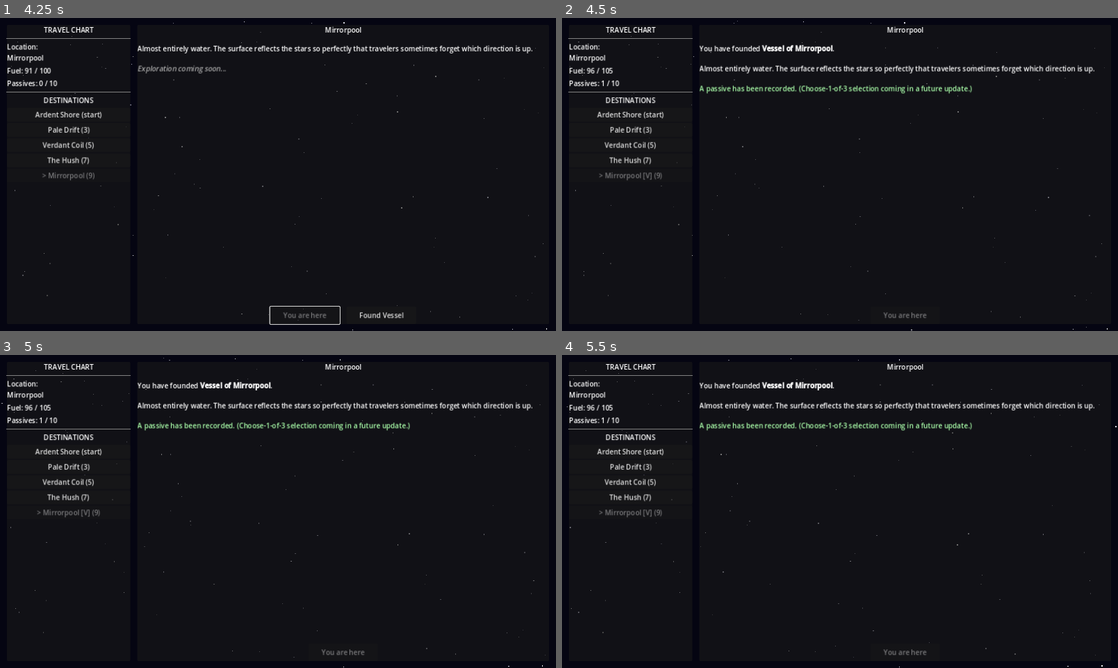
Above: before the commit, frames 1-4 (two rows, left to right).
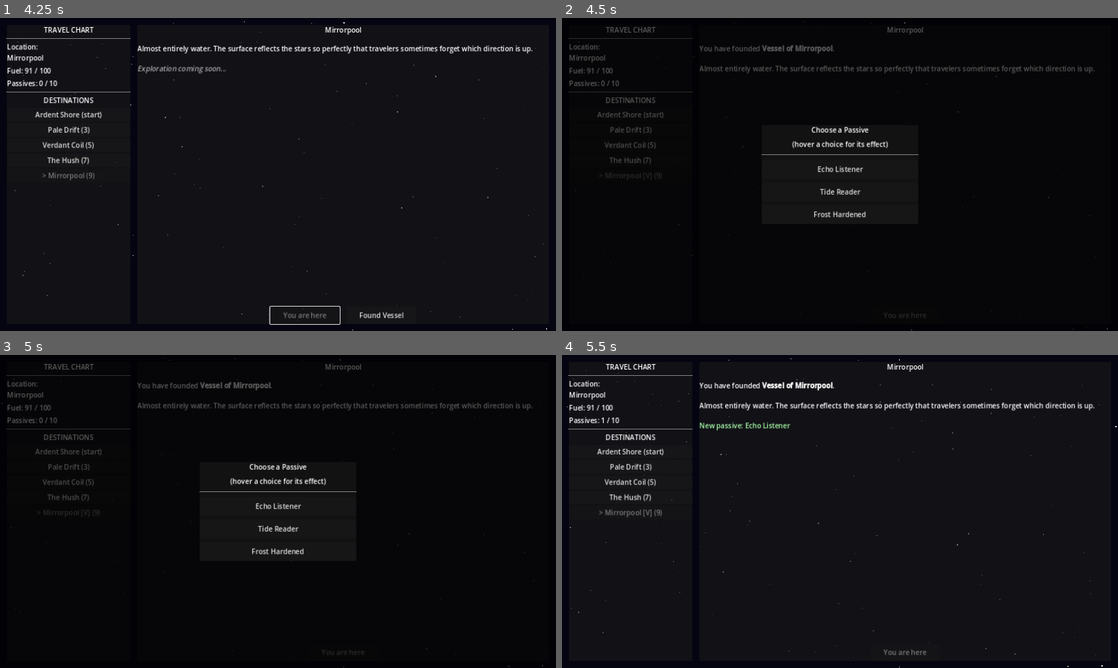
Above: after the commit, the same moments.

Repository: ColdTie/Metanoia-Vessel-2D
Game: Godot game, scene res://scenes/travel/travel_screen.tscn
Two runs of this game, one before a commit and one after it. Both use one fixed random seed, a clock stepped at 60 frames per second and the inputs below.
Inputs (mouse positions are in pixels of both pictures, inside the frame that each line leads up to):
- Up to frame 1 (4.25 s): click "Pale Drift (3)" at 0.5 s; click "Verdant Coil (5)" at 1.25 s; click "The Hush (7)" at 2 s; click "Mirrorpool (9)" at 2.75 s; click "Depart (9 fuel)" at 3.5 s
- Up to frame 2 (4.5 s): click "Found Vessel" at 4.25 s
- Up to frame 3 (5 s): no input
- Up to frame 4 (5.5 s): click (840, 505) at 5 s, where only the run after the commit has a clickable "Echo Listener"

Frame 1 is identical in both runs. In frame 2, 4.2% of the frame differs, in the area x 1-99%, y 0-100%; in frame 3, 4.2%; in frame 4, 0.6%.

Commit message:
feat: choose-1-of-3 passive reward on settling
Replaces the hardcoded founding_bonus-only grant with a real
choose-1-of-3 flow: GameState.PASSIVE_POOL + get_passive_choices()
draws 3 unowned passives, and a new modal (scenes/ui/passive_select.tscn)
lets the player pick one. founding_bonus keeps its +5 max fuel effect
when chosen; other passives are recorded but their mechanical effects
remain TODO. Falls back gracefully (settle still succeeds) once the
pool is exhausted.

Co-Authored-By: Claude Sonnet 5 <noreply@anthropic.com>
Claude-Session: https://claude.ai/code/session_01Tt2SPoipRKqW1BG1Sapk4Q

Diff:
--- /dev/null
+++ b/scenes/ui/passive_select.tscn
@@ -0,0 +1,6 @@
+[gd_scene load_steps=2 format=3 uid="uid://cpassiveselect1"]
+
+[ext_resource type="Script" path="res://scripts/ui/passive_select.gd" id="1_passive"]
+
+[node name="PassiveSelect" type="Control"]
+script = ExtResource("1_passive")
--- a/scripts/autoloads/game_state.gd
+++ b/scripts/autoloads/game_state.gd
@@ -3,6 +3,41 @@
 # Singleton: all mutable game state. Access via GameState.x anywhere.
 
 const MAX_PASSIVES := 10  # Reaching this triggers void unlock check
+
+# Pool that settling draws 3-of from (choose-1-of-3 reward flow).
+# Mechanical effects beyond founding_bonus are TODO — see design/systems.md.
+const PASSIVE_POOL: Array = [
+	{
+		"id": "founding_bonus",
+		"name": "Founding Bonus",
+		"desc": "The act of founding grants clarity. +5 max fuel.",
+	},
+	{
+		"id": "root_knowledge",
+		"name": "Root Knowledge",
+		"desc": "Jungle worlds yield extra specimens.",
+	},
+	{
+		"id": "echo_listener",
+		"name": "Echo Listener",
+		"desc": "Unlocks extra creature dialogue options.",
+	},
+	{
+		"id": "frost_hardened",
+		"name": "Frost Hardened",
+		"desc": "Ice-world travel costs 1 less fuel.",
+	},
+	{
+		"id": "tide_reader",
+		"name": "Tide Reader",
+		"desc": "Ocean worlds reveal hidden specimens.",
+	},
+	{
+		"id": "dust_walker",
+		"name": "Dust Walker",
+		"desc": "Desert worlds never trigger forced combat.",
+	},
+]
 
 var current_world: String = "Ardent Shore"
 var passives: Array = []          # Array of {id, name, desc, source}
@@ -111,6 +146,18 @@
 	return true
 
 
+func get_passive_choices(count: int = 3) -> Array:
+	var owned_ids: Array = []
+	for p in passives:
+		owned_ids.append(p.get("id", ""))
+	var available: Array = []
+	for p in PASSIVE_POOL:
+		if not owned_ids.has(p["id"]):
+			available.append(p)
+	available.shuffle()
+	return available.slice(0, min(count, available.size()))
+
+
 func add_passive(passive: Dictionary) -> void:
 	passives.append(passive)
 	passive_gained.emit(passive)
--- a/scripts/travel/travel_screen.gd
+++ b/scripts/travel/travel_screen.gd
@@ -20,8 +20,10 @@
 var _world_desc_label: RichTextLabel
 var _depart_button: Button
 var _settle_button: Button
+var _passive_select  # Control instance of passive_select.tscn (untyped: signal lookup is dynamic)
 
 var _selected_world_id: String = ""
+var _pending_settle_world_name: String = ""
 
 
 func _ready() -> void:
@@ -100,6 +102,10 @@
 	_build_left_panel(root)
 	_build_right_panel(root)
 
+	_passive_select = preload("res://scenes/ui/passive_select.tscn").instantiate()
+	canvas.add_child(_passive_select)
+	_passive_select.passive_selected.connect(_on_passive_selected)
+
 
 func _build_left_panel(parent: Control) -> void:
 	var panel := PanelContainer.new()
@@ -290,25 +296,37 @@
 	world["settled"] = true
 	world["vessel_name"] = "Vessel of " + world["name"]
 
-	# Grant the founding passive (choose-1-of-3 UI is TODO)
-	GameState.add_passive({
-		"id": "founding_bonus",
-		"name": "Founding Bonus",
-		"desc": "The act of founding grants clarity. +5 max fuel.",
-		"source": world["name"],
-	})
-	GameState.max_fuel += 5
-	GameState.refuel(5)
-
 	_settle_button.visible = false
 	_populate_destinations()
 	_refresh_status()
 
 	_world_desc_label.text = \
 		"You have founded [b]" + world["vessel_name"] + "[/b].\n\n" \
-		+ world.get("description", "") \
-		+ "\n\n[color=#aaffaa]A passive has been recorded. " \
-		+ "(Choose-1-of-3 selection coming in a future update.)[/color]"
+		+ world.get("description", "")
+
+	var choices := GameState.get_passive_choices(3)
+	if choices.is_empty():
+		SaveLoad.save_game()
+		return
+
+	_pending_settle_world_name = world["name"]
+	_passive_select.open(choices)
+
+
+func _on_passive_selected(passive: Dictionary) -> void:
+	GameState.add_passive({
+		"id": passive.get("id", ""),
+		"name": passive.get("name", ""),
+		"desc": passive.get("desc", ""),
+		"source": _pending_settle_world_name,
+	})
+	if passive.get("id", "") == "founding_bonus":
+		GameState.max_fuel += 5
+		GameState.refuel(5)
+
+	_refresh_status()
+	_world_desc_label.text += \
+		"\n\n[color=#aaffaa]New passive: " + passive.get("name", "") + "[/color]"
 
 	SaveLoad.save_game()
 
--- /dev/null
+++ b/scripts/ui/passive_select.gd
@@ -0,0 +1,68 @@
+extends Control
+
+# Modal choose-1-of-3 passive reward panel.
+# Instantiated once by travel_screen.gd; call open(choices) to show it,
+# listen for passive_selected to know what the player picked.
+
+signal passive_selected(passive: Dictionary)
+
+var _choices_box: VBoxContainer
+
+
+func _ready() -> void:
+	set_anchors_and_offsets_preset(Control.PRESET_FULL_RECT)
+	visible = false
+	mouse_filter = Control.MOUSE_FILTER_STOP
+	_build_ui()
+
+
+func open(choices: Array) -> void:
+	for child in _choices_box.get_children():
+		child.queue_free()
+	for passive in choices:
+		var btn := Button.new()
+		btn.text = passive.get("name", "")
+		btn.tooltip_text = passive.get("desc", "")
+		btn.custom_minimum_size = Vector2(360.0, 44.0)
+		var chosen: Dictionary = passive
+		btn.pressed.connect(func(): _on_choice_pressed(chosen))
+		_choices_box.add_child(btn)
+	visible = true
+
+
+func _on_choice_pressed(passive: Dictionary) -> void:
+	visible = false
+	passive_selected.emit(passive)
+
+
+func _build_ui() -> void:
+	var dim := ColorRect.new()
+	dim.set_anchors_and_offsets_preset(Control.PRESET_FULL_RECT)
+	dim.color = Color(0.0, 0.0, 0.0, 0.65)
+	add_child(dim)
+
+	var center := CenterContainer.new()
+	center.set_anchors_and_offsets_preset(Control.PRESET_FULL_RECT)
+	add_child(center)
+
+	var panel := PanelContainer.new()
+	center.add_child(panel)
+
+	var vbox := VBoxContainer.new()
+	vbox.add_theme_constant_override("separation", 10)
+	panel.add_child(vbox)
+
+	var title := Label.new()
+	title.text = "Choose a Passive"
+	title.horizontal_alignment = HORIZONTAL_ALIGNMENT_CENTER
+	vbox.add_child(title)
+
+	var hint := Label.new()
+	hint.text = "(hover a choice for its effect)"
+	hint.horizontal_alignment = HORIZONTAL_ALIGNMENT_CENTER
+	vbox.add_child(hint)
+	vbox.add_child(HSeparator.new())
+
+	_choices_box = VBoxContainer.new()
+	_choices_box.add_theme_constant_override("separation", 8)
+	vbox.add_child(_choices_box)
Not shown, changed: CLAUDE.md
Not shown, changed: design/content-log.md
Not shown, changed: design/systems.md
